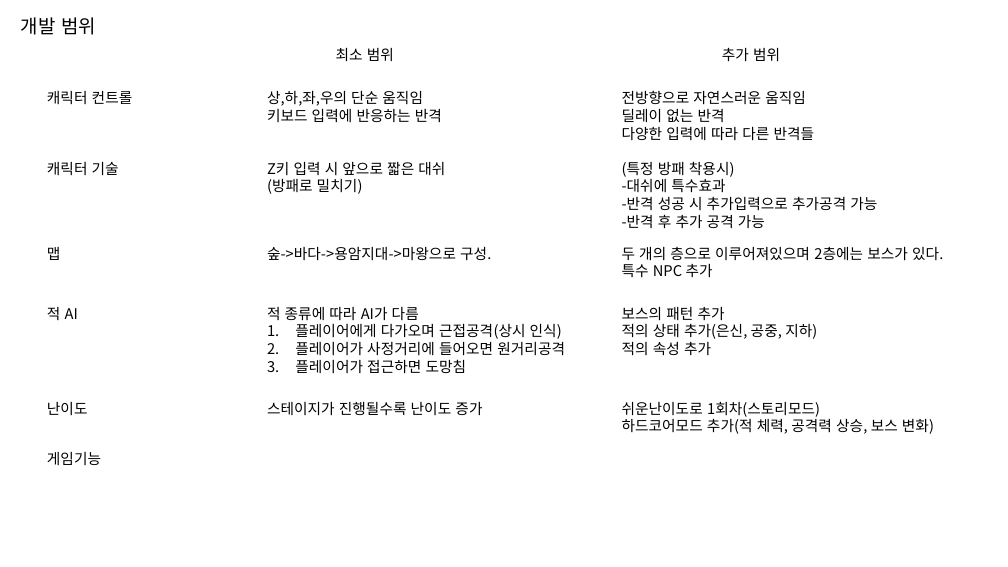
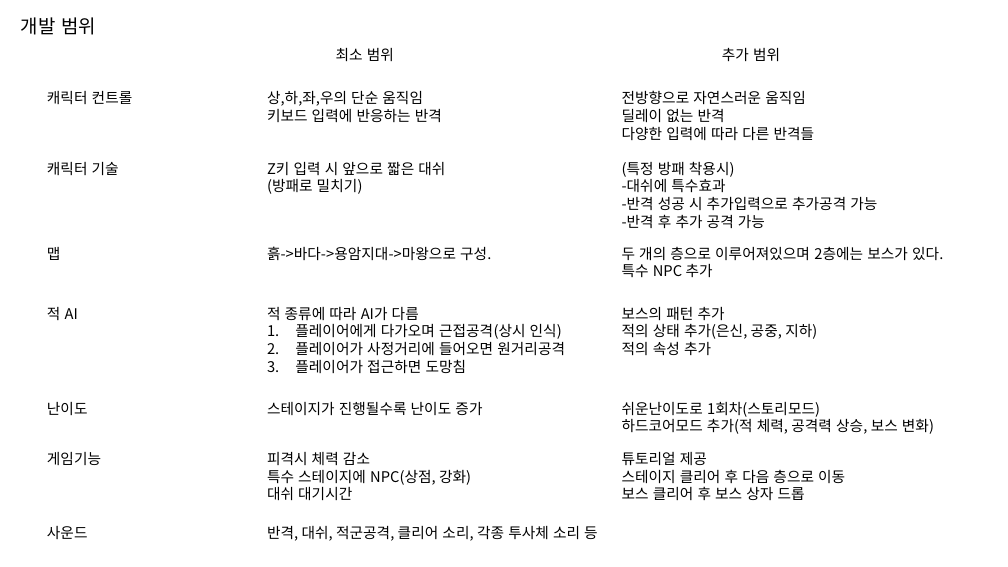
Before and after one commit to Ch0iHanSam/2D_Game_Programing_Project, a slide deck: slide 2 of 프로젝트 1차 발표/발표ppt러프하게.pptx. Drawn at 1008x567 pixels with LibreOffice and Linux fonts; fonts in the diff are those of the drawing. Boxes give left, top, right and bottom in pixels: in the first picture for what was removed or moved away, otherwise in the second. Text is boxed around its words. In the diff, an @@ line names an element or a change of style, - is before the commit and + after.

```diff
--- a/프로젝트 1차 발표/발표ppt러프하게.pptx
+++ b/프로젝트 1차 발표/발표ppt러프하게.pptx
@@ text at box(267, 246, 491, 260): text changed @@
-숲->바다->용암지대->마왕으로 구성.
+흙->바다->용암지대->마왕으로 구성.
@@ text added at box(267, 452, 471, 500), 14 pt, text #000000 @@
+피격시 체력 감소
+특수 스테이지에 NPC(상점, 강화)
+대쉬 대기시간
@@ text added at box(622, 452, 845, 500), 14 pt, text #000000 @@
+튜토리얼 제공
+스테이지 클리어 후 다음 층으로 이동
+보스 클리어 후 보스 상자 드롭
@@ text added at box(47, 526, 88, 539), 14 pt, text #000000 @@
+사운드
@@ text added at box(267, 526, 598, 541), 14 pt, text #000000 @@
+반격, 대쉬, 적군공격, 클리어 소리, 각종 투사체 소리 등
```
Also in this commit, not shown: 1 slide added.
